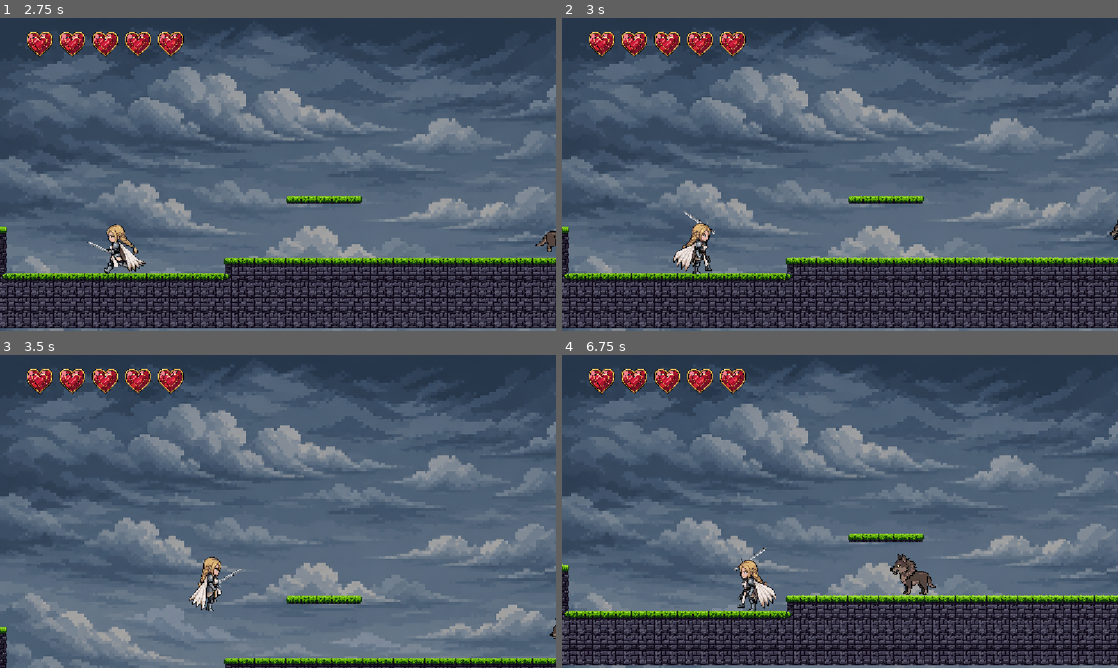
Above: before the commit, frames 1-4 (two rows, left to right).
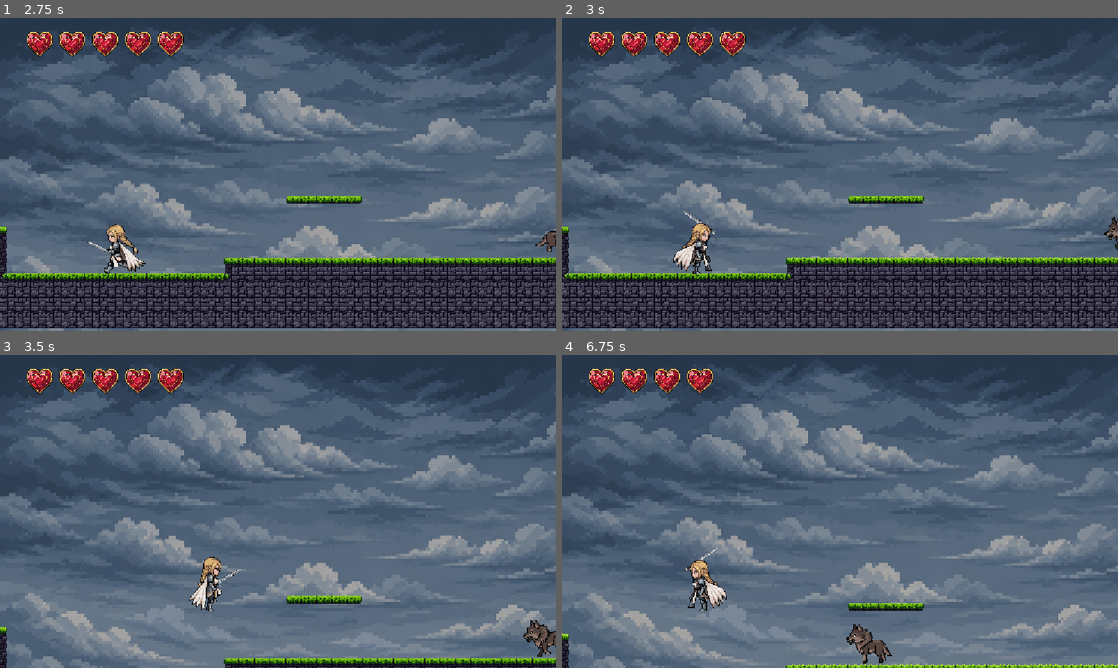
Above: after the commit, the same moments.

Repository: cwdtom/oath-of-the-frost-crown
Game: Godot game, scene res://levels/level_01.tscn
The game is run twice, just before and just after one commit, with the same random seed, the same clock (stepped at 60 frames per second) and the same inputs. This scene is started directly instead of the project's main scene.
Inputs:
- Up to frame 1 (2.75 s): tap Enter (attack) at 0.5, 0.6, 1.35, 2.1 s; hold Right (right) 0.53-2.03 s; tap Space (jump) at 0.77, 1.52 s; hold Left (left) from 2.03 s (still down)
- Up to frame 2 (3 s): release Left (left) at 2.78 s; hold Right (right) from 2.78 s (still down); tap Enter (attack) at 2.85 s
- Up to frame 3 (3.5 s): keep holding Right (right); tap Space (jump) at 3.02 s
- Up to frame 4 (6.75 s): tap Enter (attack) every 0.75 s from 3.6 to 6.6 s; tap Space (jump) at 3.77, 4.52, 6.02 s; release Right (right) at 4.28 s; hold Left (left) 4.28-5.03 s; hold Right (right) 5.03-5.78 s; hold Left (left) from 5.78 s (still down)

Frame 1 is identical in both runs. In frame 2, 0.1% of the frame differs, in the area x 97-100%, y 63-75%; in frame 3, 0.4%; in frame 4, 22%, in the area x 0-100%, y 4-100%.

Commit message:
Turn enemy around when patrol path is blocked

Diff:
--- a/enemies/enemy.gd
+++ b/enemies/enemy.gd
@@ -12,6 +12,9 @@
 const HURT_KNOCKBACK_DISTANCE = 100.0
 const SKILL_DISTANCE = 300.0
 const SKILL_SPEED = 400.0
+const ENVIRONMENT_COLLISION_MASK = 1
+const WALL_CHECK_DISTANCE = 56.0
+const WALL_CHECK_Y_OFFSETS = [-24.0, 24.0]
 
 enum {IDLE, RUN, HURT, DEAD, SKILL}
 
@@ -79,6 +82,19 @@
 	skill_detect_collision_shape.position.x = skill_detect_offset_x * move_direction
 
 
+func is_front_blocked() -> bool:
+	var space_state := get_world_2d().direct_space_state
+	for y_offset in WALL_CHECK_Y_OFFSETS:
+		var from := global_position + Vector2(0.0, y_offset)
+		var to := from + Vector2(move_direction * WALL_CHECK_DISTANCE, 0.0)
+		var query := PhysicsRayQueryParameters2D.create(from, to, ENVIRONMENT_COLLISION_MASK)
+		query.exclude = [get_rid()]
+		if not space_state.intersect_ray(query).is_empty():
+			return true
+
+	return false
+
+
 func update_idle(delta: float) -> void:
 	velocity.x = 0.0
 	idle_time_left -= delta
@@ -94,6 +110,12 @@
 	var left_edge := start_x - patrol_range
 	var right_edge := start_x + patrol_range
 	var next_x := global_position.x + move_direction * run_speed * delta
+
+	if is_front_blocked():
+		move_direction *= -1.0
+		face_move_direction()
+		velocity.x = move_direction * run_speed
+		return
 
 	if move_direction > 0.0 and next_x >= right_edge:
 		global_position.x = right_edge
